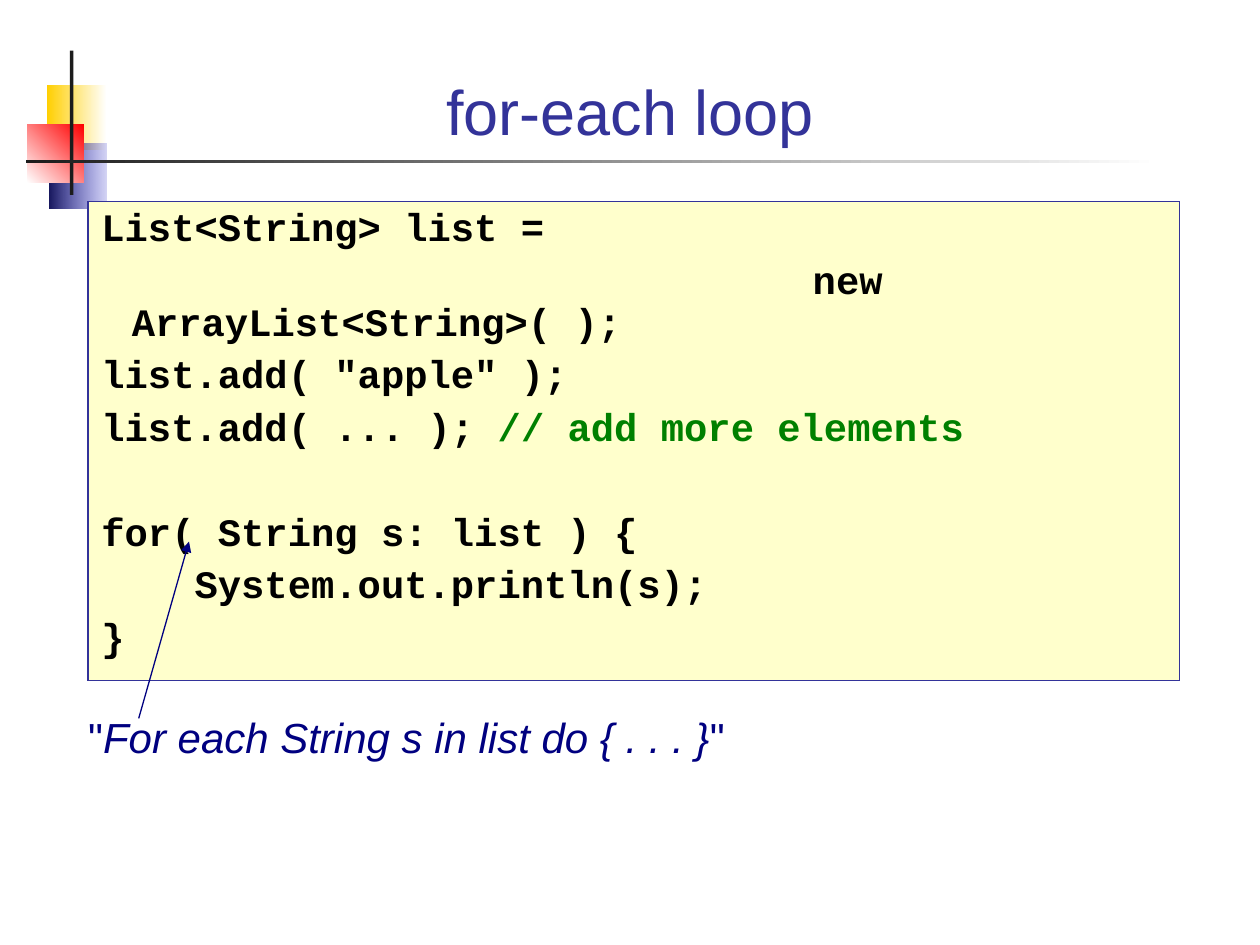
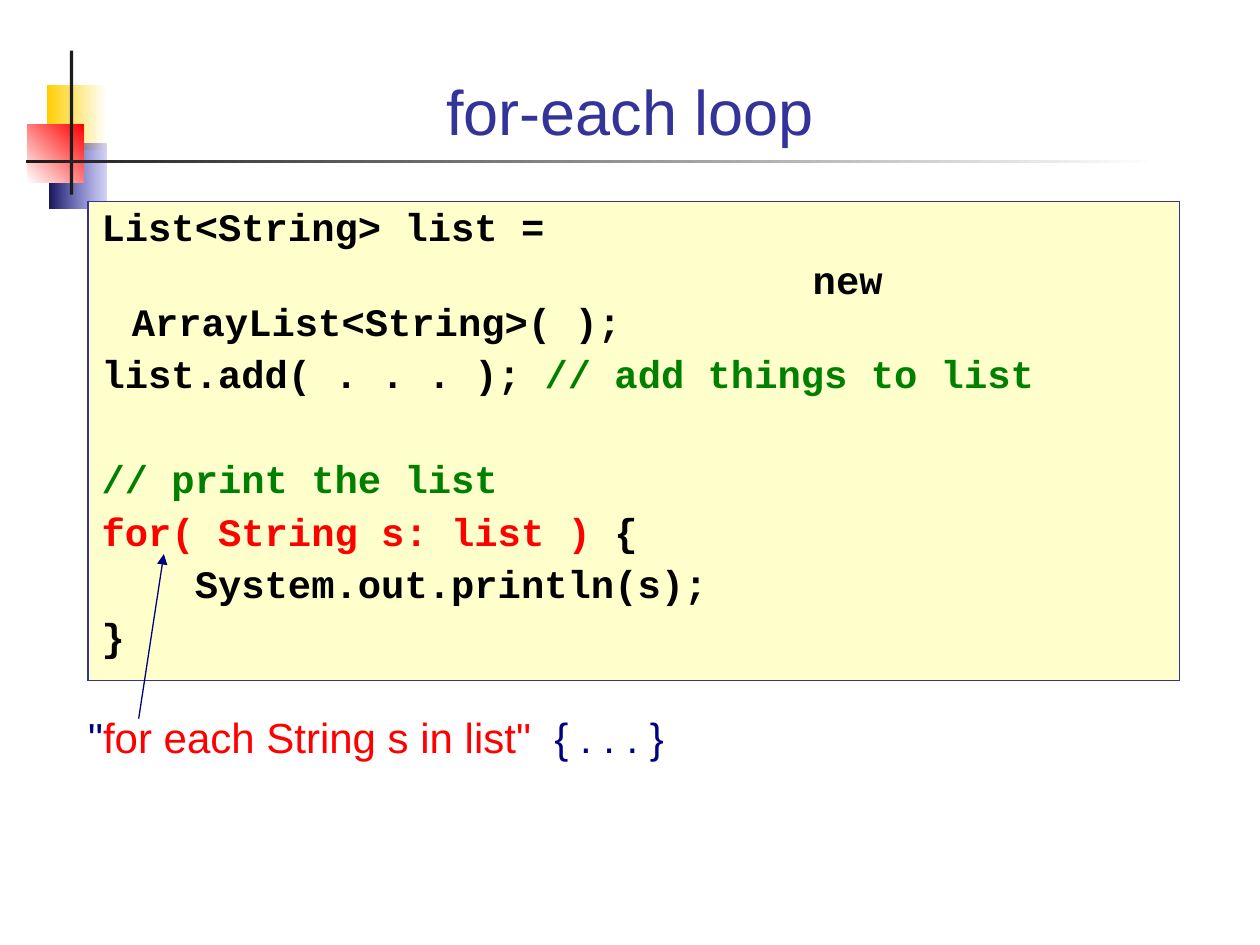
Before and after one commit to skeoop/skeoop.github.io, a slide deck: slide 10 of week3/Iterators.ppt. Drawn at 1260x945 pixels with LibreOffice and Linux fonts; fonts in the diff are those of the drawing. Boxes give left, top, right and bottom in pixels: in the first picture for what was removed or moved away, otherwise in the second. Text is boxed around its words. In the diff, an @@ line names an element or a change of style, - is before the commit and + after.

```diff
--- a/week3/Iterators.ppt
+++ b/week3/Iterators.ppt
@@ text at [102,360,1034,501]: text changed; text colour #000000 to #008000 @@
-list.add( "apple" );
-list.add( ... ); // add more elements
+list.add( . . . ); // add things to list
+// print the list
@@ text at [102,518,544,557]: text colour #000000 to #FF0000 in "for( String s: list )" @@
@@ arrow moved from (139, 718) - (189, 542) to (139, 718) - (164, 554) @@
@@ text at [88,722,531,762]: text changed; text colour #000080 to #FF0000; italic off @@
-"For each String s in list do { . . . }"
+"for each String s in list" { . . . }
```
Also in this commit, not shown: 8 other slides changed, 1 slide added, 3 other files.
